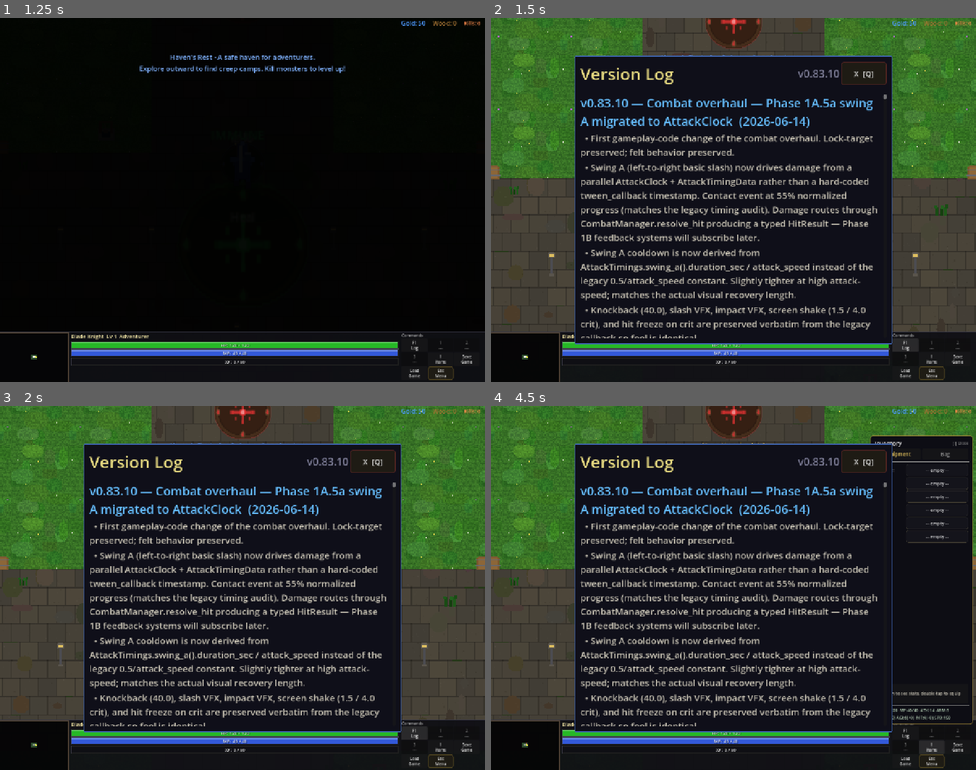
Above: before the commit, frames 1-4 (two rows, left to right).
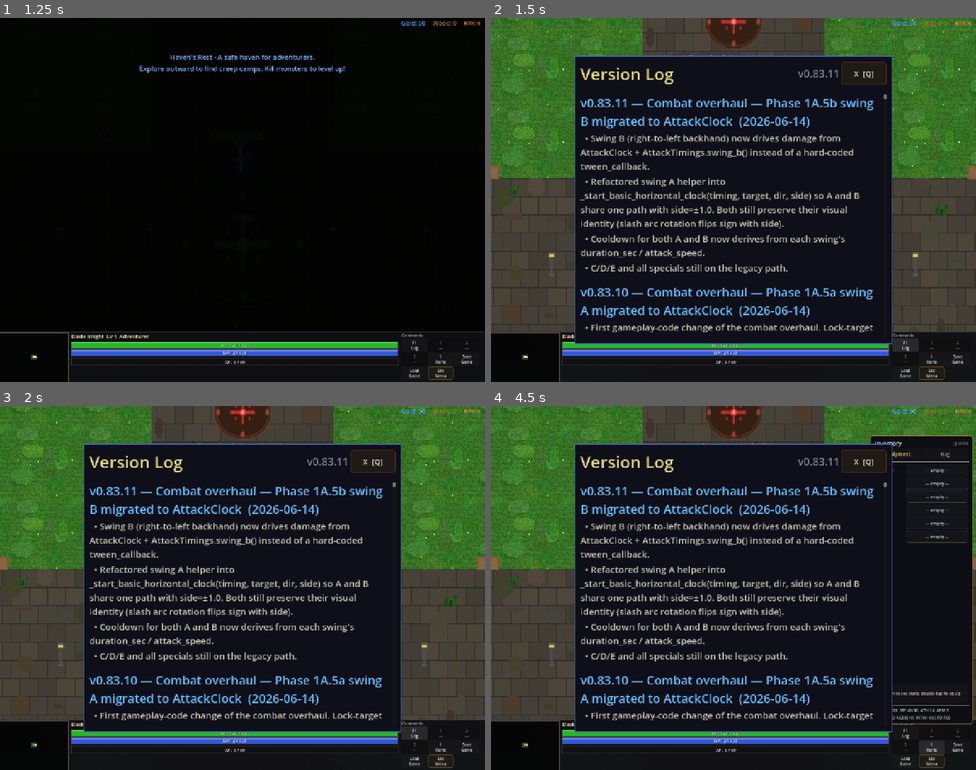
Above: after the commit, the same moments.

Repository: slxny/legends-open-rpg
Game: Godot game, scene res://scenes/main.tscn
Same seed, same stepped clock (60 frames per second), same inputs: the game is played once before the commit and once after it.
Inputs (mouse positions are in pixels of both pictures, inside the frame that each line leads up to):
- Up to frame 1 (1.25 s): tap Enter at 0.5 s; move the mouse to (218, 272) at 0.52 s; hold W (move_up) from 0.53 s (still down); hold Space (attack) from 0.53 s (still down); click (218, 272) at 0.67 s
- Up to frame 2 (1.5 s): release W (move_up) at 1.25 s; release Space (attack) at 1.25 s; click "F1 Log" at 1.25 s
- Up to frame 3 (2 s): no input
- Up to frame 4 (4.5 s): click "1 ---" at 2 s; click "2 ---" at 2.75 s; click "3 ---" at 3.5 s; click "I Items" at 4.25 s

Frame 1 is identical in both runs. In frame 2, 10% of the frame differs, in the area x 18-80%, y 14-88%; in frame 3, 10%; in frame 4, 10%.

Commit message:
v0.83.11: Combat overhaul — Phase 1A.5b swing B migrated to AttackClock
- Renamed _start_swing_a_clock to _start_basic_horizontal_clock(timing,
  target, dir, side, ability_mult). Side flips slash-arc rotation so
  backhand looks identical to today.
- swing_idx==1 (B) now calls _anim_swing_horizontal(..., clock_driven=
  true) and _start_basic_horizontal_clock(swing_b(), target, dir, -1.0).
  Damage routes through CombatManager.resolve_hit; knockback / VFX /
  shake / hit-freeze preserved verbatim.
- Cooldown for swing B derives from swing_b().duration_sec /
  attack_speed.
- C/D/E and all specials still on legacy path.

Headless: smoke 51/51 PASS, parse clean, Engine.time_scale writers
still zero.

Co-Authored-By: Claude Opus 4.7 (1M context) <noreply@anthropic.com>

Diff:
--- a/scenes/player/player.gd
+++ b/scenes/player/player.gd
@@ -2641,11 +2641,12 @@
 
 	var tween = create_tween()
 	match swing_idx:
-		0:  # A: left-to-right slash — MIGRATED (Phase 1A.5): AttackClock drives contact timing
+		0:  # A: left-to-right slash — MIGRATED (Phase 1A.5a): AttackClock drives contact timing
 			_anim_swing_horizontal(tween, frames, base_pos, dir, perp, target, result, 1.0, true)
-			_start_swing_a_clock(target, dir)
-		1:  # B: right-to-left backhand (legacy path until next migration commit)
-			_anim_swing_horizontal(tween, frames, base_pos, dir, perp, target, result, -1.0)
+			_start_basic_horizontal_clock(AttackTimingsCls.swing_a(), target, dir, 1.0)
+		1:  # B: right-to-left backhand — MIGRATED (Phase 1A.5b)
+			_anim_swing_horizontal(tween, frames, base_pos, dir, perp, target, result, -1.0, true)
+			_start_basic_horizontal_clock(AttackTimingsCls.swing_b(), target, dir, -1.0)
 		2:  # C: overhead chop
 			_anim_overhead_chop(tween, frames, base_pos, dir, target, result)
 		3:  # D: upward thrust
@@ -2689,22 +2690,23 @@
 	_anim_return_to_idle(tween, base_pos)
 
 
-# Phase 1A.5 — swing A migration.
+# Phase 1A.5 — basic horizontal swing migration (A + B).
 # Runs a parallel AttackClock alongside the visual tween. Contact event
 # (normalized progress) drives damage via CombatManager.resolve_hit,
 # then knockback + VFX + shake + hit-freeze are applied verbatim from
 # the legacy callback so the felt behavior is preserved exactly.
 # Lock-target preserved: damage targets the same `target` captured at
-# attack start.
-func _start_swing_a_clock(target: Node2D, dir: Vector2, ability_mult: float = 1.0) -> void:
+# attack start. `side` flips the VFX arc rotation so backhand (B) looks
+# like it does today.
+func _start_basic_horizontal_clock(timing: Resource, target: Node2D, dir: Vector2, side: float, ability_mult: float = 1.0) -> void:
 	if not is_instance_valid(target):
 		return
-	var timing = AttackTimingsCls.swing_a()
 	var clock = AttackClockCls.new()
 	var clock_tween = create_tween()
 	var contact_fired := [false]
 	var captured_target := target
 	var captured_dir := dir
+	var captured_side := side
 	var captured_mult := ability_mult
 	clock.progress_changed.connect(func(p: float) -> void:
 		if contact_fired[0]:
@@ -2726,7 +2728,7 @@
 		# Preserve legacy feedback verbatim until Phase 1B replaces it.
 		if is_instance_valid(captured_target):
 			captured_target.apply_knockback(captured_dir, 40.0)
-		_spawn_slash_vfx(captured_dir.rotated(0.3), 35.0, 1.0)  # side=+1.0 → +0.3 rotation
+		_spawn_slash_vfx(captured_dir.rotated(captured_side * 0.3), 35.0, 1.0)
 		if is_instance_valid(captured_target):
 			_spawn_impact_vfx(captured_target.global_position, result.was_crit)
 		if result.was_crit:
@@ -2737,7 +2739,7 @@
 	)
 	clock.start(clock_tween, timing.duration_sec, max(0.1, stats.attack_speed), timing.attack_id)
 	# Cooldown derived from recovery_end (= duration_sec) and attack speed —
-	# replaces the legacy `0.5 / attack_speed` constant for swing A only.
+	# replaces the legacy `0.5 / attack_speed` constant for this attack.
 	_attack_cooldown = timing.duration_sec / max(0.1, stats.attack_speed)
 
 
--- a/scenes/ui/changelog_dialog.gd
+++ b/scenes/ui/changelog_dialog.gd
@@ -9,9 +9,20 @@
 var _is_visible: bool = false
 var _is_mobile: bool = false
 
-const GAME_VERSION := "v0.83.10"
+const GAME_VERSION := "v0.83.11"
 
 const CHANGELOG: Array[Dictionary] = [
+	{
+		"version": "v0.83.11",
+		"title": "Combat overhaul — Phase 1A.5b swing B migrated to AttackClock",
+		"date": "2026-06-14",
+		"entries": [
+			"Swing B (right-to-left backhand) now drives damage from AttackClock + AttackTimings.swing_b() instead of a hard-coded tween_callback.",
+			"Refactored swing A helper into _start_basic_horizontal_clock(timing, target, dir, side) so A and B share one path with side=±1.0. Both still preserve their visual identity (slash arc rotation flips sign with side).",
+			"Cooldown for both A and B now derives from each swing's duration_sec / attack_speed.",
+			"C/D/E and all specials still on the legacy path.",
+		]
+	},
 	{
 		"version": "v0.83.10",
 		"title": "Combat overhaul — Phase 1A.5a swing A migrated to AttackClock",
